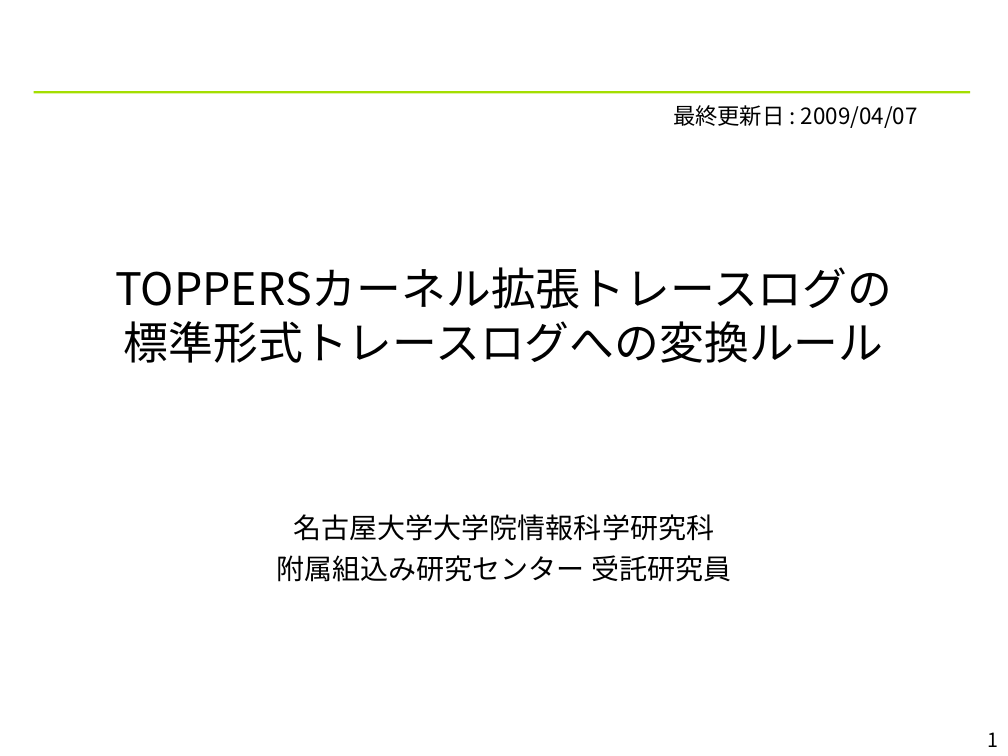
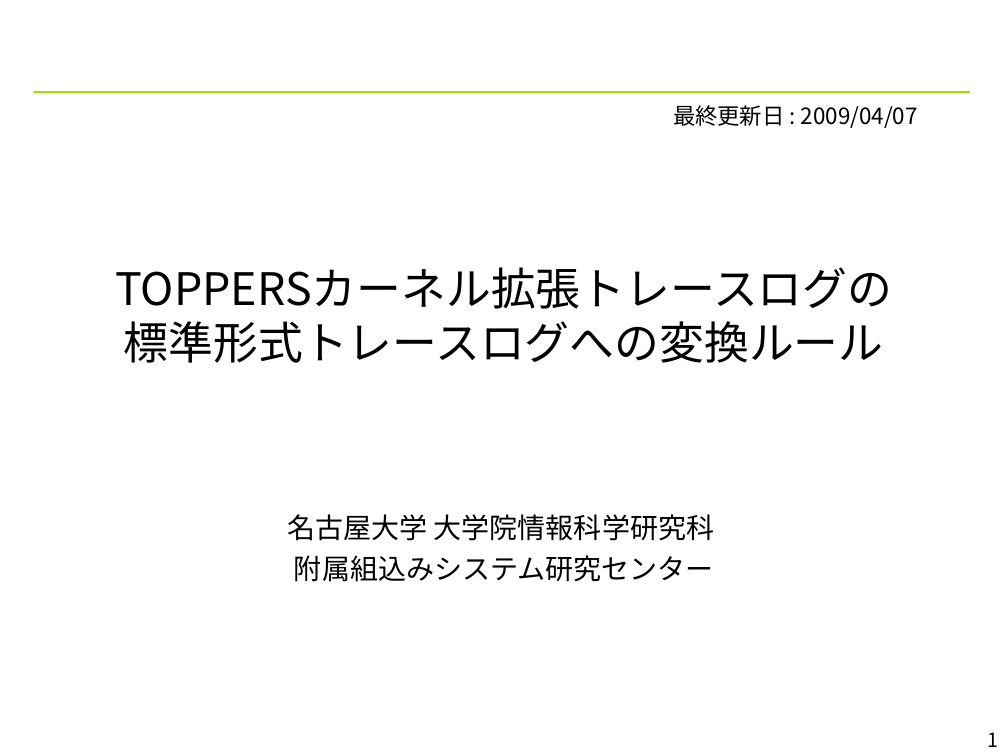
Before and after one commit to YixiaoLi/tlv4mc, a slide deck: slide 1 of doc/TLV_convert_rules.ppt. Drawn at 1008x756 pixels with LibreOffice and Linux fonts; fonts in the diff are those of the drawing; background and template pictures are left out. Boxes give left, top, right and bottom in pixels: in the first picture for what was removed or moved away, otherwise in the second. Text is boxed around its words. In the diff, an @@ line names an element or a change of style, - is before the commit and + after.

```diff
--- a/doc/TLV_convert_rules.ppt
+++ b/doc/TLV_convert_rules.ppt
@@ subtitle at box(287, 514, 714, 582): text changed @@
-名古屋大学大学院情報科学研究科
-附属組込み研究センター 受託研究員
+名古屋大学 大学院情報科学研究科
+附属組込みシステム研究センター
```
Also in this commit, not shown: 1 other slide changed, 1 other file.
